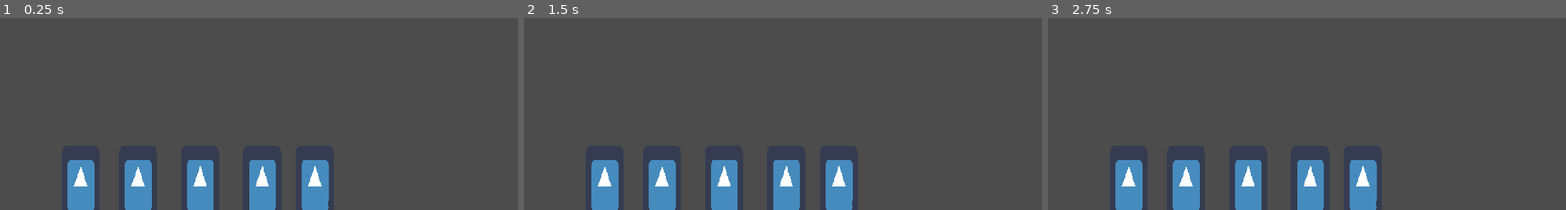
Above: before the commit, frames 1-3 (left to right).
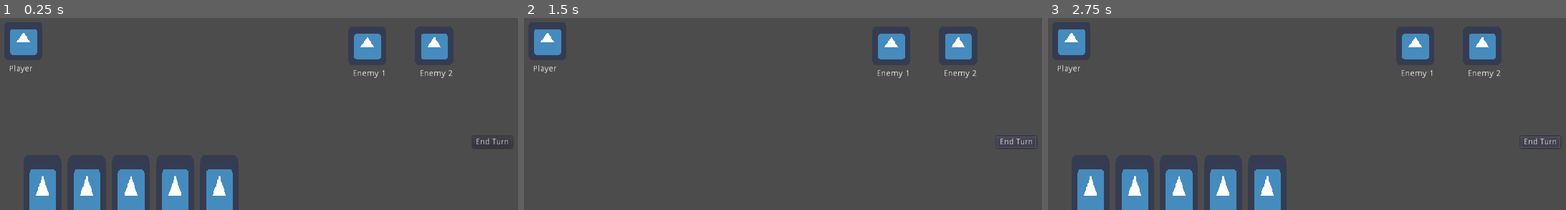
Above: after the commit, the same moments.

Repository: Jev-git/Godot-SlayTheSpire-Clone
Game: Godot game, scene res://Scenes/CombatScene.tscn
Two runs of this game, one before a commit and one after it. Both use one fixed random seed, a clock stepped at 60 frames per second and the inputs below. The engine's default icon, where the game draws it, is replaced by a stand-in: a white triangle on a blue panel in a dark square.
Inputs (mouse positions are in pixels of both pictures, inside the frame that each line leads up to):
- Up to frame 1 (0.25 s): no input
- Up to frame 2 (1.5 s): click (1016, 142) at 0.5 s, where only the run after the commit has a clickable "End Turn"; click (1016, 142) at 1.25 s, where only the run after the commit has a clickable "End Turn"
- Up to frame 3 (2.75 s): click (1540, 142) at 2 s, where only the run after the commit has a clickable "End Turn"

The runs differ from the first frame. In frame 1, 11% of the frame differs, in the area x 1-100%, y 5-100%; in frame 2, 9.2%; in frame 3, 11%.

Commit message:
+ Able to draw and discard hands

Diff:
--- a/Scenes/Card.tscn
+++ b/Scenes/Card.tscn
@@ -4,7 +4,6 @@
 [ext_resource path="res://icon.png" type="Texture" id=2]
 
 [node name="Card" type="Node2D"]
-position = Vector2( 192, 432 )
 script = ExtResource( 1 )
 
 [node name="Sprite" type="Sprite" parent="."]
--- a/Scenes/CombatScene.tscn
+++ b/Scenes/CombatScene.tscn
@@ -1,21 +1,73 @@
-[gd_scene load_steps=2 format=2]
+[gd_scene load_steps=5 format=2]
 
-[ext_resource path="res://Scenes/Card.tscn" type="PackedScene" id=1]
+[ext_resource path="res://icon.png" type="Texture" id=1]
+[ext_resource path="res://Scripts/EndTurnButton.gd" type="Script" id=2]
+[ext_resource path="res://Scripts/CardsInHand.gd" type="Script" id=3]
+[ext_resource path="res://Scenes/Card.tscn" type="PackedScene" id=4]
 
 [node name="CombatScene" type="Node2D"]
 
 [node name="CardsInHand" type="Node2D" parent="."]
+position = Vector2( 128, 448 )
+script = ExtResource( 3 )
+m_psCard = ExtResource( 4 )
 
-[node name="Card" parent="CardsInHand" instance=ExtResource( 1 )]
+[node name="EndTurnButton" type="Node2D" parent="."]
+position = Vector2( 880, 416 )
+script = ExtResource( 2 )
 
-[node name="Card2" parent="CardsInHand" instance=ExtResource( 1 )]
-position = Vector2( 288, 432 )
+[node name="Button" type="Button" parent="EndTurnButton"]
+margin_right = 12.0
+margin_bottom = 20.0
+text = "End Turn"
+__meta__ = {
+"_edit_use_anchors_": false
+}
 
-[node name="Card3" parent="CardsInHand" instance=ExtResource( 1 )]
-position = Vector2( 392, 432 )
+[node name="Player" type="Node2D" parent="."]
+position = Vector2( 128, 256 )
 
-[node name="Card4" parent="CardsInHand" instance=ExtResource( 1 )]
-position = Vector2( 496, 432 )
+[node name="Sprite" type="Sprite" parent="Player"]
+texture = ExtResource( 1 )
 
-[node name="Card5" parent="CardsInHand" instance=ExtResource( 1 )]
-position = Vector2( 584, 432 )
+[node name="RichTextLabel" type="RichTextLabel" parent="Player"]
+margin_left = -24.0
+margin_top = 40.0
+margin_right = 16.0
+margin_bottom = 80.0
+text = "Player"
+__meta__ = {
+"_edit_use_anchors_": false
+}
+
+[node name="Enemy1" type="Node2D" parent="."]
+position = Vector2( 704, 264 )
+
+[node name="Sprite" type="Sprite" parent="Enemy1"]
+texture = ExtResource( 1 )
+
+[node name="RichTextLabel" type="RichTextLabel" parent="Enemy1"]
+margin_left = -24.0
+margin_top = 40.0
+margin_right = 32.0
+margin_bottom = 80.0
+text = "Enemy 1"
+__meta__ = {
+"_edit_use_anchors_": false
+}
+
+[node name="Enemy2" type="Node2D" parent="."]
+position = Vector2( 816, 264 )
+
+[node name="Sprite" type="Sprite" parent="Enemy2"]
+texture = ExtResource( 1 )
+
+[node name="RichTextLabel" type="RichTextLabel" parent="Enemy2"]
+margin_left = -24.0
+margin_top = 40.0
+margin_right = 32.0
+margin_bottom = 80.0
+text = "Enemy 2"
+__meta__ = {
+"_edit_use_anchors_": false
+}
--- a/Scripts/Card.gd
+++ b/Scripts/Card.gd
@@ -1,13 +1,28 @@
 extends Node2D
 
+enum TARGET_TYPE {SELF, ENEMY_SINGLE, ENEMY_ALL, NONE} # This will come from config file
+onready var m_iTargetType = randi() % TARGET_TYPE.size()
+
 export var m_iHoverOffset: int = 10
+
+enum STATE {DEFAULT, HOVERING, SELECTING}
+onready var m_iState = STATE.DEFAULT
 
 func _ready():
 	$TextureRect.connect("mouse_entered", self, "_on_mouse_entered")
 	$TextureRect.connect("mouse_exited", self, "_on_mouse_exited")
 
+func _input(event):
+	if event is InputEventMouse and m_iState == STATE.HOVERING:
+		if event.is_pressed():
+			m_iState = STATE.SELECTING
+
 func _on_mouse_entered():
-	global_position.y -= m_iHoverOffset
+	if m_iState == STATE.DEFAULT:
+		m_iState = STATE.HOVERING
+		global_position.y -= m_iHoverOffset
 
 func _on_mouse_exited():
-	global_position.y += m_iHoverOffset
+	if m_iState == STATE.HOVERING:
+		m_iState = STATE.DEFAULT
+		global_position.y += m_iHoverOffset
--- /dev/null
+++ b/Scripts/CardsInHand.gd
@@ -0,0 +1,21 @@
+extends Node2D
+
+export var m_psCard: PackedScene
+export var m_iMaximumCards: int = 10
+export var m_iCardWidth: int = 64
+export var m_iDistanceBetweenCard: int = 10
+
+func _ready():
+	draw_cards()
+
+func draw_cards():
+	for i in range(5):
+		var nCard: Node2D = m_psCard.instance()
+		nCard.position.x = i * (m_iCardWidth + m_iDistanceBetweenCard)
+		add_child(nCard)
+
+func discard():
+	for nCard in get_children():
+		nCard.queue_free()
+	yield(get_tree().create_timer(1.0), "timeout")
+	draw_cards()
--- /dev/null
+++ b/Scripts/EndTurnButton.gd
@@ -0,0 +1,9 @@
+extends Node2D
+
+onready var m_nCardsInHand: Node2D = get_parent().get_node("CardsInHand")
+
+func _ready():
+	$Button.connect("pressed", self, "_on_button_pressed")
+
+func _on_button_pressed():
+	m_nCardsInHand.discard()
Not shown, changed: readme.md
